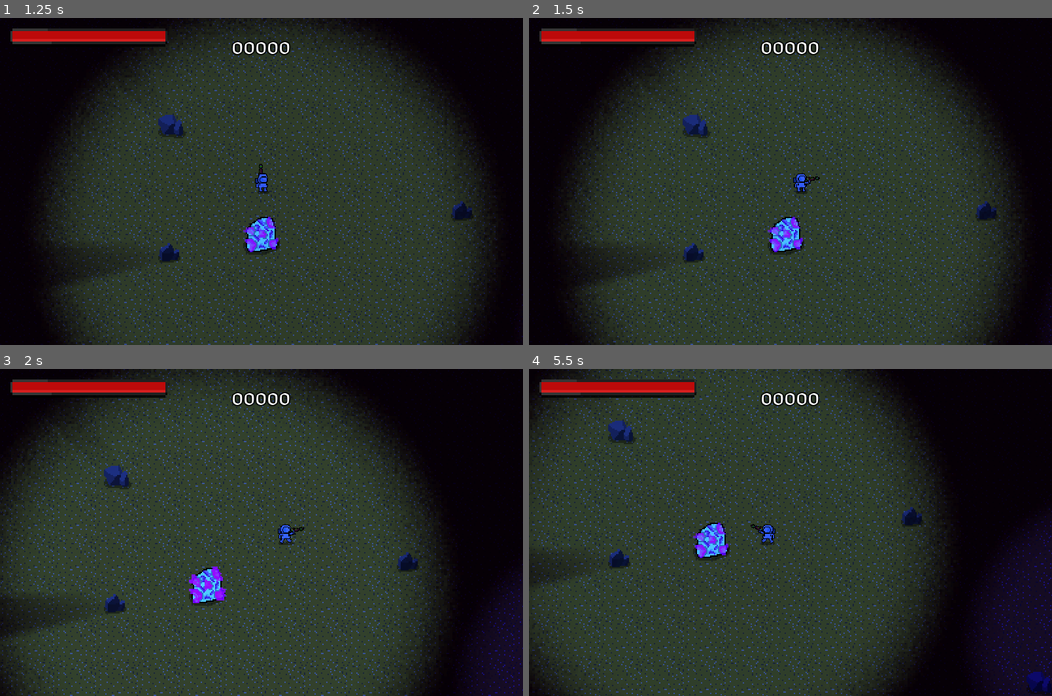
Above: before the commit, frames 1-4 (two rows, left to right).
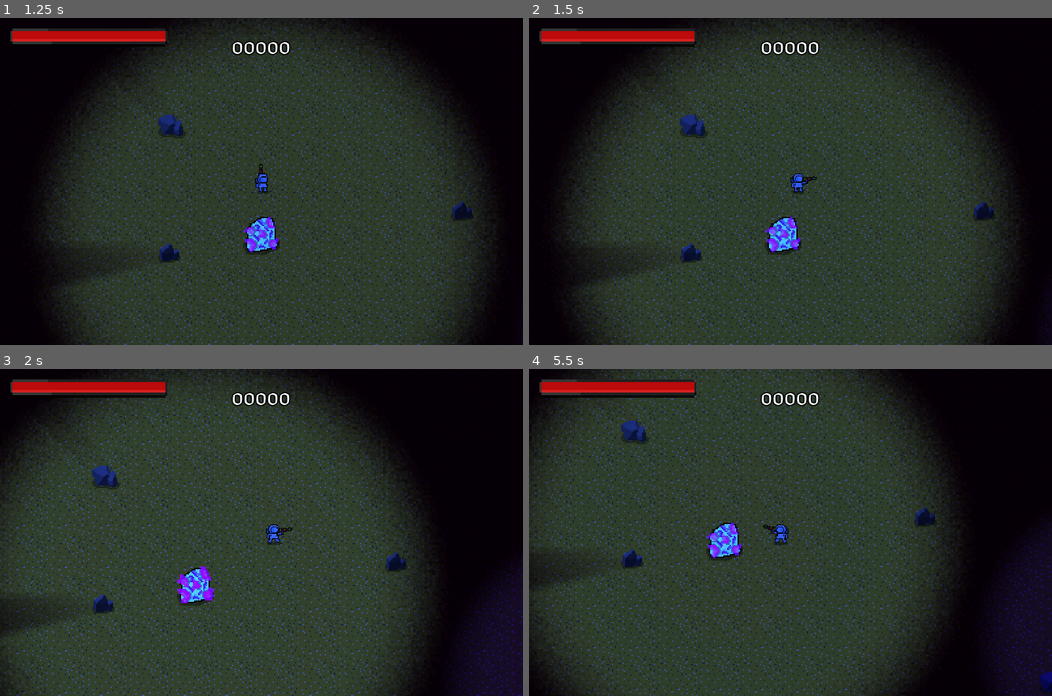
Above: after the commit, the same moments.

Repository: hopeurfnis12/GFF
Game: Godot game, scene res://Main.tscn
The game is run twice, just before and just after one commit, with the same random seed, the same clock (stepped at 60 frames per second) and the same inputs.
Inputs (mouse positions are in pixels of both pictures, inside the frame that each line leads up to):
- Up to frame 1 (1.25 s): click "Start" at 0.5 s
- Up to frame 2 (1.5 s): tap Enter at 1.25 s; move the mouse to (905, 165) at 1.27 s; hold Right (ui_right) from 1.28 s (still down)
- Up to frame 3 (2 s): keep holding Right (ui_right)
- Up to frame 4 (5.5 s): move the mouse to (685, 548) at 2.02 s; release Right (ui_right) at 2.03 s; hold Down (ui_down) 2.03-2.78 s; move the mouse to (842, 460) at 2.77 s; hold Right (ui_right) 2.78-3.53 s; move the mouse to (764, 597) at 3.52 s; hold Up (ui_up) 3.53-4.28 s; move the mouse to (947, 581) at 4.27 s; hold Left (ui_left) from 4.28 s (still down); move the mouse to (633, 483) at 5.02 s

Frame 1 is identical in both runs. In frame 2, 13% of the frame differs, in the area x 3-100%, y 0-100%; in frame 3, 14%; in frame 4, 15%, in the area x 0-100%, y 0-100%.

Commit message:
increase camera speed

Diff:
--- a/GFF/map/Game.tscn
+++ b/GFF/map/Game.tscn
@@ -28,6 +28,7 @@
 scale = Vector2( 1.2, 1.2 )
 current = true
 smoothing_enabled = true
+smoothing_speed = 10.0
 
 [connection signal="hide" from="Player" to="UI" method="_on_Player_hide"]
 [connection signal="hp_changed" from="Player" to="UI" method="_on_Player_hp_changed"]
